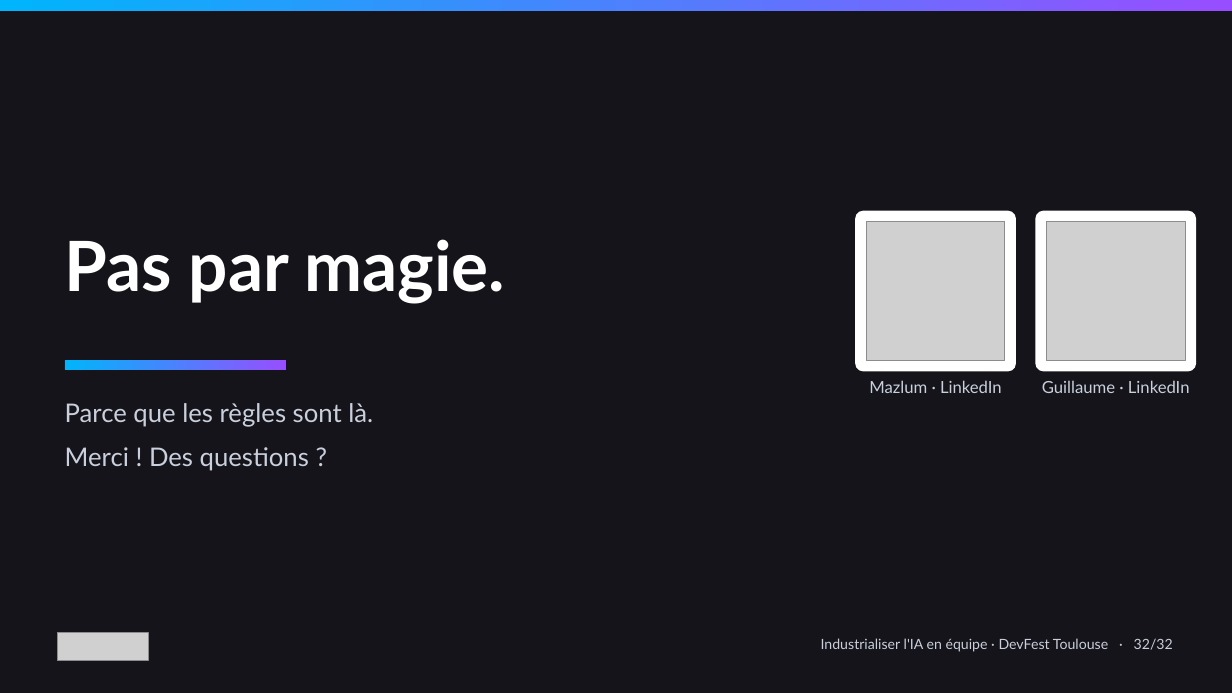
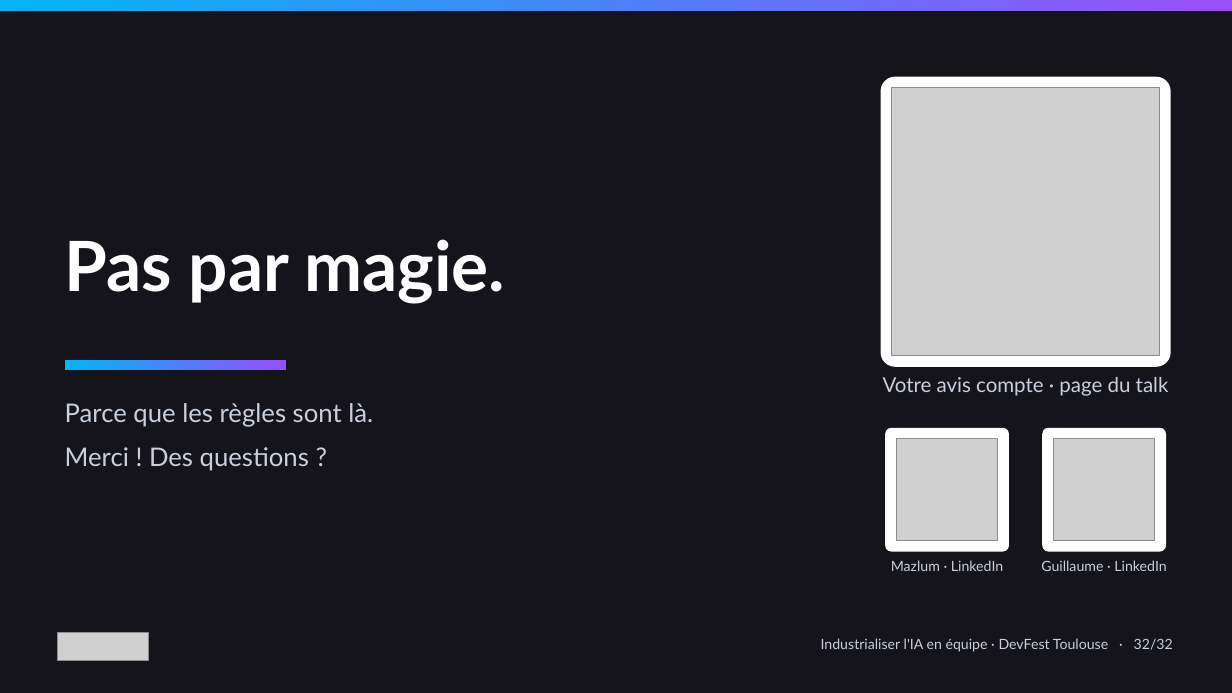
Before and after one commit to tosun-si/claude-skills-team-industrialisation, a slide deck: slide 33 of talks/slides/talk_devfest_skills.pptx. Drawn at 1232x693 pixels with LibreOffice and Linux fonts; fonts in the diff are those of the drawing; grey boxes stand for pictures. Boxes give left, top, right and bottom in pixels: in the first picture for what was removed or moved away, otherwise in the second. Text is boxed around its words. In the diff, an @@ line names an element or a change of style, - is before the commit and + after.

Commit message:
QR feedback DevFest Toulouse : la page du talk, en grand sur la slide de fin
À DevFest, le feedback se laisse sur la page du talk ; Cloud Nord garde
OpenFeedback via build_cloud_nord.sh.

```diff
--- a/talks/slides/talk_devfest_skills.pptx
+++ b/talks/slides/talk_devfest_skills.pptx
@@ rounded rectangle: place and size @@
-rounded rectangle at [856, 211, 1017, 372]
+rounded rectangle at [881, 77, 1171, 367]
@@ picture added at [892, 88, 1160, 356] @@
@@ rounded rectangle removed at [1036, 211, 1197, 372] @@
@@ text added at [883, 377, 1169, 396], 16 pt, text #C9CFDC @@
+Votre avis compte · page du talk
@@ rounded rectangle added at [885, 428, 1009, 552], fill #FFFFFF @@
@@ picture: place and size @@
-picture at [867, 222, 1006, 360]
+picture at [897, 439, 998, 541]
@@ rounded rectangle added at [1043, 428, 1166, 552], fill #FFFFFF @@
@@ picture: place and size @@
-picture at [1046, 222, 1185, 360]
+picture at [1054, 439, 1155, 541]
@@ text "Mazlum · LinkedIn": place and size @@
-text "Mazlum · LinkedIn" at [869, 380, 1002, 393]
+text "Mazlum · LinkedIn" at [891, 560, 1003, 571]
@@ text "Mazlum · LinkedIn" at [891, 560, 1003, 571]: size 13 to 11 pt @@
@@ text "Guillaume · LinkedIn" at [1041, 560, 1166, 571]: size 13 to 11 pt @@
@@ text "Guillaume · LinkedIn": place and size @@
-text "Guillaume · LinkedIn" at [1042, 380, 1190, 393]
+text "Guillaume · LinkedIn" at [1041, 560, 1166, 571]
```
Also in this commit, not shown: 3 other files.
